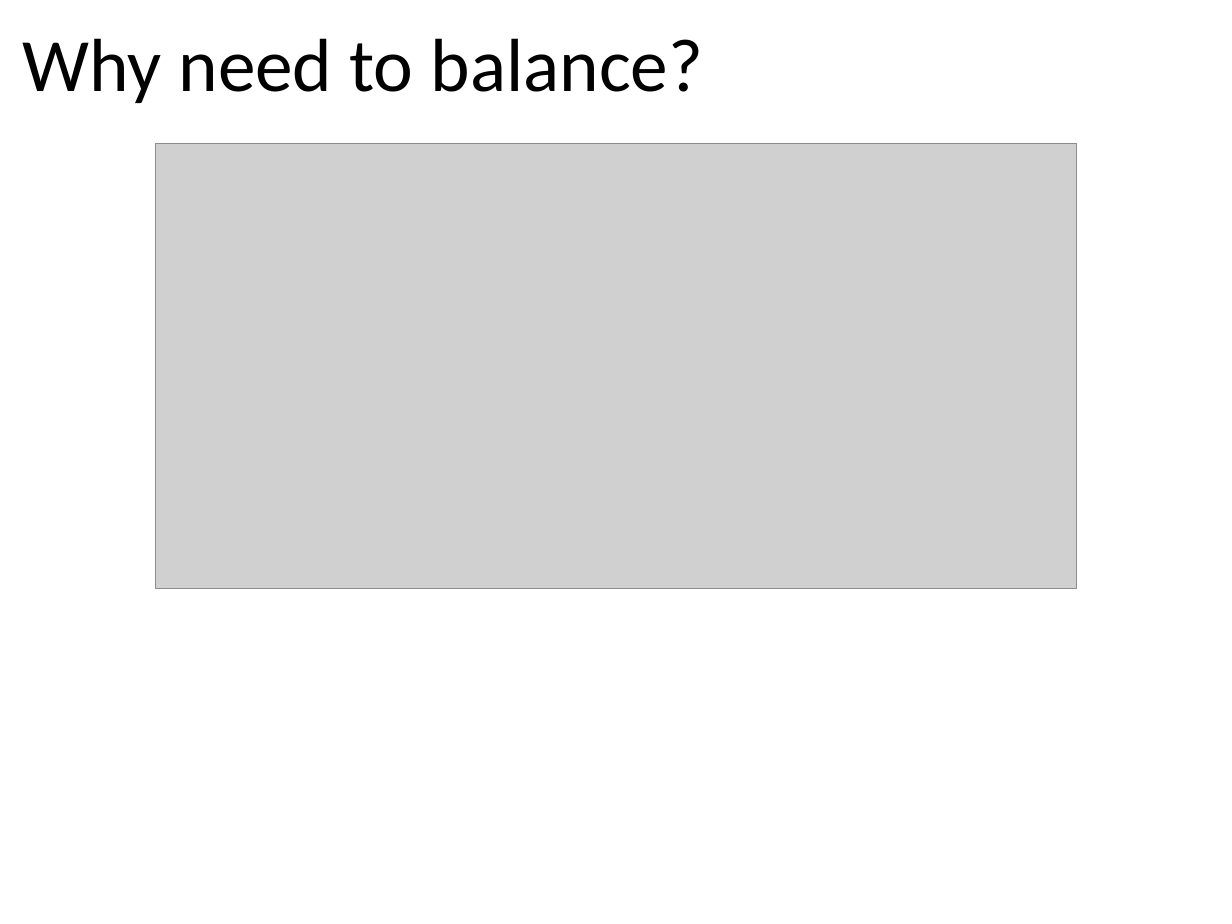
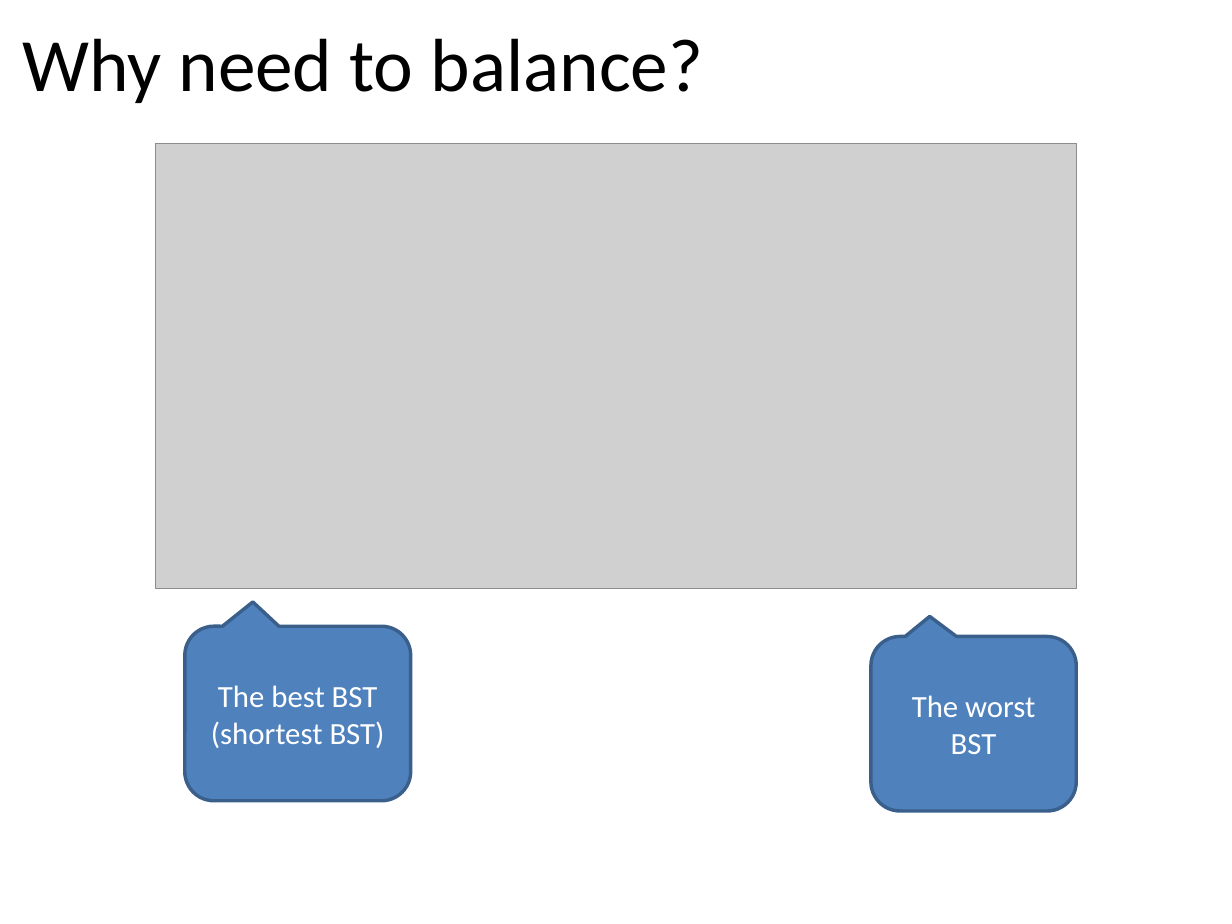
Before and after one commit to tutrunghieu/dsa-2017-java-tutorial, a slide deck: slide 34 of dsa2017-java-online/handouts/data-day05/Lecture 07 - Chapter 06 - Binary Trees - Day 2.pptx (slide 35 before the commit). Drawn at 1232x924 pixels with LibreOffice and Linux fonts; fonts in the diff are those of the drawing; grey boxes stand for pictures; background and template pictures are left out. Boxes give left, top, right and bottom in pixels: in the first picture for what was removed or moved away, otherwise in the second. Text is boxed around its words. In the diff, an @@ line names an element or a change of style, - is before the commit and + after.

```diff
--- a/dsa2017-java-online/handouts/data-day05/Lecture 07 - Chapter 06 - Binary Trees - Day 2.pptx
+++ b/dsa2017-java-online/handouts/data-day05/Lecture 07 - Chapter 06 - Binary Trees - Day 2.pptx
@@ rounded speech box added at (185,626,410,801), fill #4F81BD, outline #3A5F8C 2 pt, 18 pt, text #FFFFFF @@
+The best BST (shortest BST)
@@ rounded speech box added at (871,637,1077,812), fill #4F81BD, outline #3A5F8C 2 pt, 18 pt, text #FFFFFF @@
+The worst BST
```
Also in this commit, not shown: 1 other slide changed, 1 slide removed, 6 other files.
